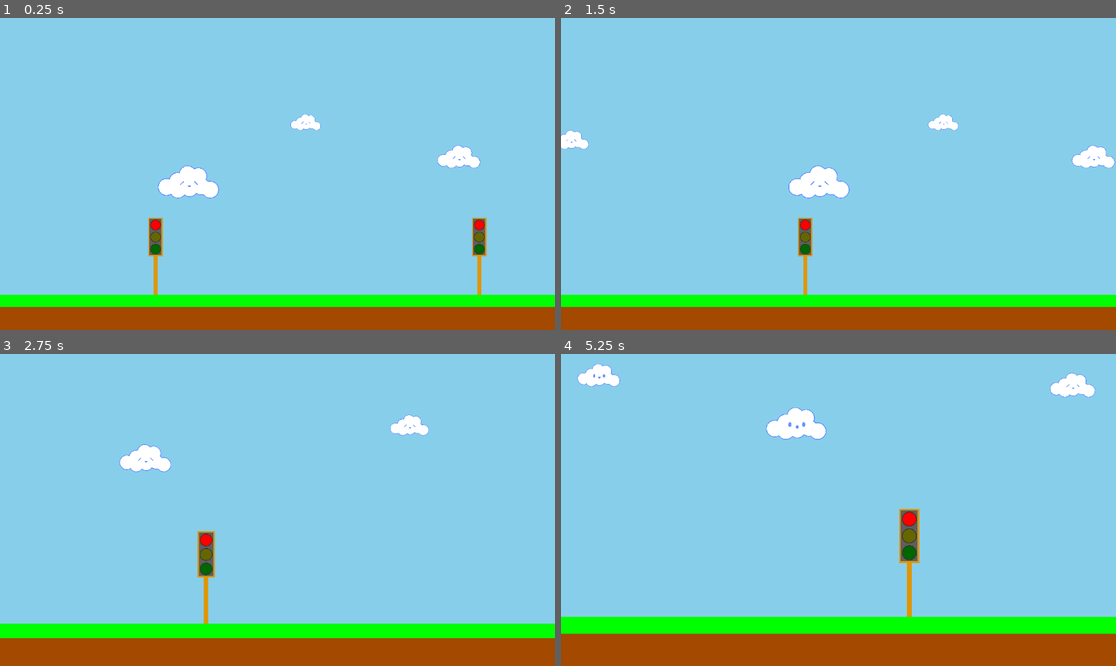
Above: before the commit, frames 1-4 (two rows, left to right).
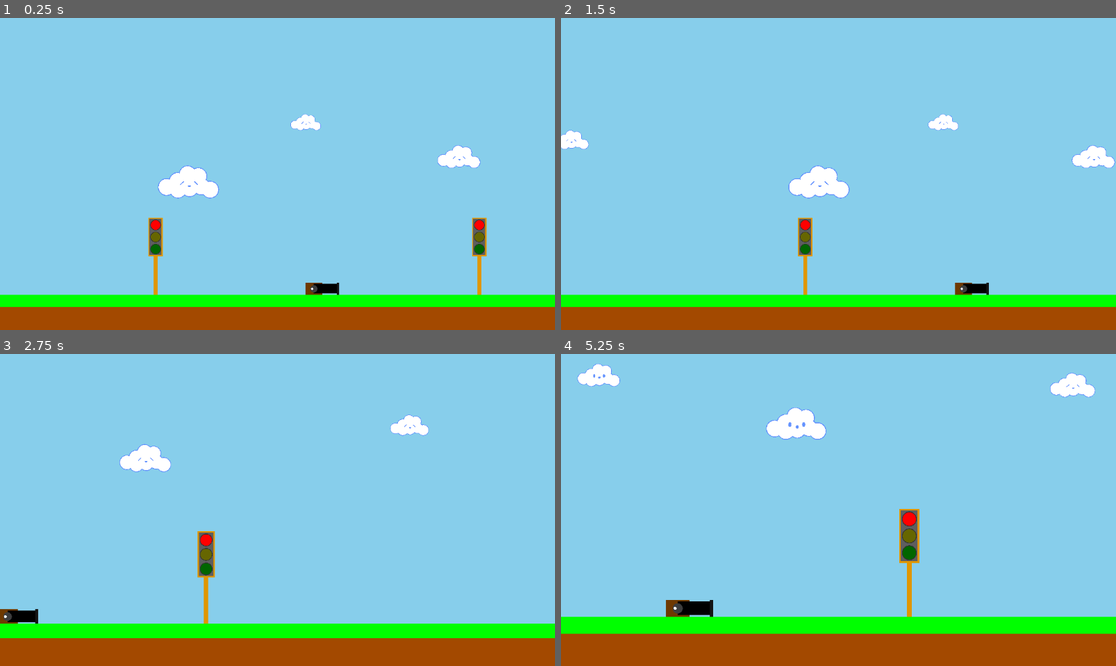
Above: after the commit, the same moments.

Repository: treytomes/pre-k-world
Game: Godot game, scene res://scenes/main.tscn
Same seed, same stepped clock (60 frames per second), same inputs: the game is played once before the commit and once after it.
Inputs (mouse positions are in pixels of both pictures, inside the frame that each line leads up to):
- Up to frame 1 (0.25 s): no input
- Up to frame 2 (1.5 s): drag from (716, 236) to (894, 105) at 0.52 s; drag from (821, 174) to (810, 236) at 1.27 s
- Up to frame 3 (2.75 s): move the mouse to (527, 488) at 2.02 s; hold Right (move_right) from 2.03 s (still down); hold Mouse wheel up (zoom_in) from 2.03 s (still down); click (527, 488) at 2.17 s
- Up to frame 4 (5.25 s): release Right (move_right) at 2.75 s; release Mouse wheel up (zoom_in) at 2.75 s; drag from (766, 553) to (672, 463) at 2.77 s; drag from (905, 419) to (866, 510) at 3.52 s; drag from (672, 463) to (755, 432) at 4.27 s; move the mouse to (866, 510) at 5.02 s; hold Down (move_down) from 5.03 s (still down); hold Mouse wheel up (zoom_in) from 5.03 s (still down); click (866, 510) at 5.17 s

The runs differ from the first frame. In frame 1, 0.2% of the frame differs, in the area x 54-62%, y 84-89%; in frame 2, 0.2%; in frame 3, 0.3%; in frame 4, 0.4%, in the area x 18-28%, y 78-85%.

Commit message:
chore: working out a cannon

Diff:
--- /dev/null
+++ b/components/cannon/cannon.gd
@@ -0,0 +1,13 @@
+extends Node2D
+
+@export var projectile: PackedScene
+
+
+# Called when the node enters the scene tree for the first time.
+func _ready() -> void:
+	pass # Replace with function body.
+
+
+# Called every frame. 'delta' is the elapsed time since the previous frame.
+func _process(delta: float) -> void:
+	pass
--- /dev/null
+++ b/components/cannon/cannon.tscn
@@ -0,0 +1,69 @@
+[gd_scene load_steps=8 format=3 uid="uid://covxv14rp0n0e"]
+
+[ext_resource type="Script" path="res://components/cannon/cannon.gd" id="1_2jobk"]
+[ext_resource type="PackedScene" uid="uid://cd6bd2sx1coku" path="res://components/rectangle/rectangle.tscn" id="1_i4pjk"]
+[ext_resource type="PackedScene" uid="uid://dpj77ifweycue" path="res://components/circle/circle.tscn" id="2_1r50m"]
+
+[sub_resource type="RectangleShape2D" id="RectangleShape2D_lvylj"]
+size = Vector2(70, 50)
+
+[sub_resource type="RectangleShape2D" id="RectangleShape2D_voxfc"]
+size = Vector2(95, 40)
+
+[sub_resource type="CircleShape2D" id="CircleShape2D_4af6m"]
+radius = 15.0
+
+[sub_resource type="RectangleShape2D" id="RectangleShape2D_0efo7"]
+size = Vector2(10, 50)
+
+[node name="Cannon" type="Node2D"]
+script = ExtResource("1_2jobk")
+
+[node name="Frame" parent="." instance=ExtResource("1_i4pjk")]
+width = 70.0
+height = 50.0
+color = Color(0.430685, 0.22418, 0, 1)
+
+[node name="RigidBody2D" type="RigidBody2D" parent="Frame"]
+
+[node name="CollisionShape2D" type="CollisionShape2D" parent="Frame/RigidBody2D"]
+shape = SubResource("RectangleShape2D_lvylj")
+
+[node name="LaunchTube" parent="." instance=ExtResource("1_i4pjk")]
+z_index = 1
+position = Vector2(50, 0)
+width = 100.0
+height = 40.0
+color = Color(0, 0, 0, 1)
+
+[node name="Crank" parent="LaunchTube" instance=ExtResource("2_1r50m")]
+z_index = 2
+position = Vector2(-50, 0)
+scale = Vector2(15, 15)
+color = Color(0.24, 0.24, 0.24, 1)
+
+[node name="Handle" parent="LaunchTube/Crank" instance=ExtResource("2_1r50m")]
+position = Vector2(-0.5, 0)
+scale = Vector2(0.3, 0.3)
+color = Color(1, 1, 1, 1)
+
+[node name="ProjectileSpawn" parent="LaunchTube" instance=ExtResource("1_i4pjk")]
+position = Vector2(50, 0)
+width = 10.0
+height = 50.0
+color = Color(0.08, 0.08, 0.08, 1)
+
+[node name="RigidBody2D" type="RigidBody2D" parent="LaunchTube"]
+
+[node name="LaunchTubeCollider" type="CollisionShape2D" parent="LaunchTube/RigidBody2D"]
+position = Vector2(-2.5, 0)
+shape = SubResource("RectangleShape2D_voxfc")
+
+[node name="CrankCollider" type="CollisionShape2D" parent="LaunchTube/RigidBody2D"]
+z_index = 2
+position = Vector2(-50, 0)
+shape = SubResource("CircleShape2D_4af6m")
+
+[node name="ProjectileSpawnCollider" type="CollisionShape2D" parent="LaunchTube/RigidBody2D"]
+position = Vector2(50, 0)
+shape = SubResource("RectangleShape2D_0efo7")
--- a/scenes/main.tscn
+++ b/scenes/main.tscn
@@ -1,10 +1,11 @@
-[gd_scene load_steps=6 format=3 uid="uid://spin1r6erqbj"]
+[gd_scene load_steps=7 format=3 uid="uid://spin1r6erqbj"]
 
 [ext_resource type="PackedScene" uid="uid://dka7w7lm8a2r1" path="res://components/traffic_light/traffic_light.tscn" id="1_on38o"]
 [ext_resource type="PackedScene" uid="uid://ch7nrdnr6t88s" path="res://components/player_camera/player_camera.tscn" id="2_lhjh1"]
 [ext_resource type="PackedScene" uid="uid://cnhin03tannmo" path="res://components/ground/ground.tscn" id="3_qcvqm"]
 [ext_resource type="PackedScene" uid="uid://cve5jnyxak4mh" path="res://components/background/background.tscn" id="4_sfmu6"]
 [ext_resource type="PackedScene" uid="uid://dcvc2sxtbgvux" path="res://components/cloud/cloud.tscn" id="5_rt6qh"]
+[ext_resource type="PackedScene" uid="uid://covxv14rp0n0e" path="res://components/cannon/cannon.tscn" id="6_0cejf"]
 
 [node name="Node2D" type="Node2D"]
 
@@ -54,3 +55,6 @@
 position = Vector2(-1434, -411)
 scale = Vector2(35, 35)
 speed = -30.0
+
+[node name="Cannon" parent="Objects" instance=ExtResource("6_0cejf")]
+position = Vector2(157, 215)
